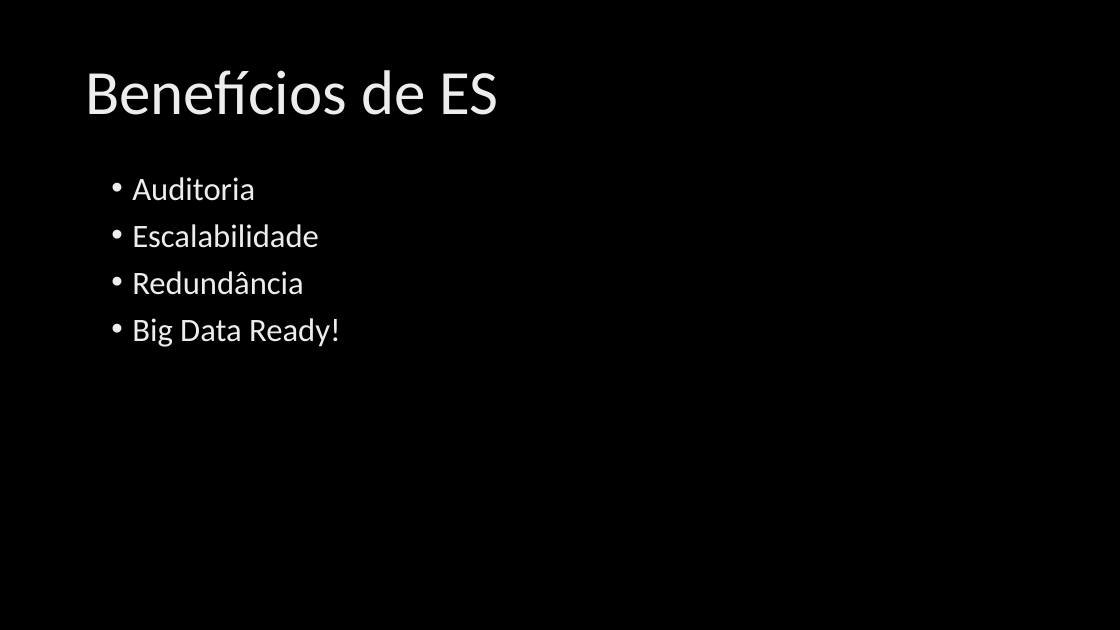
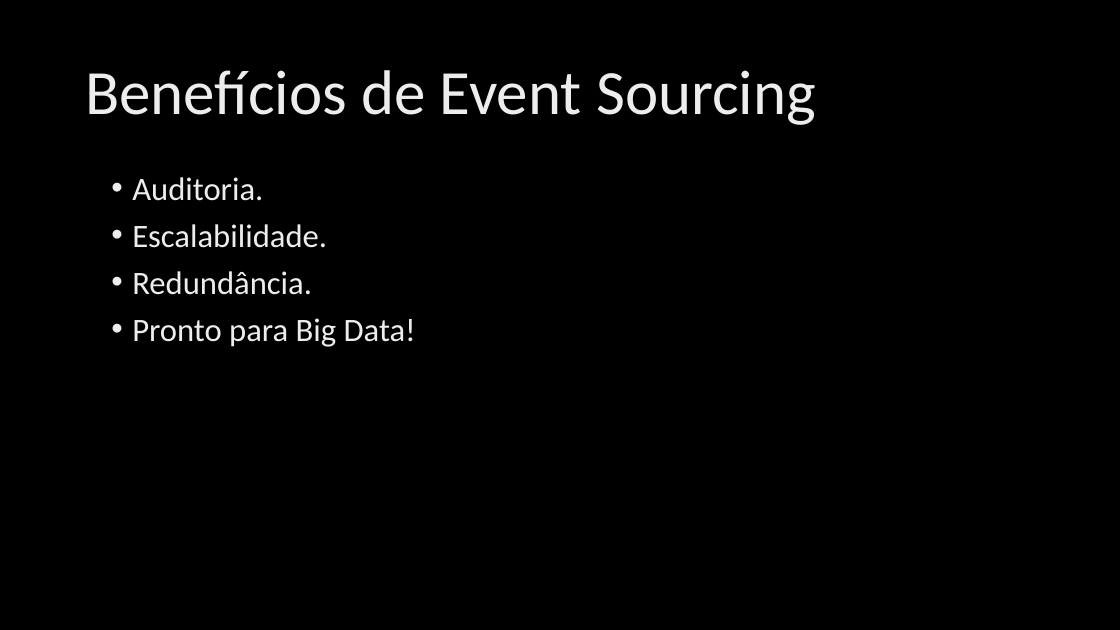
Before and after one commit to ivanpaulovich/event-sourcing-jambo, a slide deck: slide 6 of docs/Event-Sourcing.pptx. Drawn at 1120x630 pixels with LibreOffice and Linux fonts; fonts in the diff are those of the drawing; background and template pictures are left out. Boxes give left, top, right and bottom in pixels: in the first picture for what was removed or moved away, otherwise in the second. Text is boxed around its words. In the diff, an @@ line names an element or a change of style, - is before the commit and + after.

```diff
--- a/docs/Event-Sourcing.pptx
+++ b/docs/Event-Sourcing.pptx
@@ title at (85,70,816,125): text changed @@
-Benefícios de ES
+Benefícios de Event Sourcing
@@ text at (132,177,416,347): text changed @@
-• Auditoria
-• Escalabilidade
-• Redundância
-• Big Data Ready!
+• Auditoria.
+• Escalabilidade.
+• Redundância.
+• Pronto para Big Data!
```
Also in this commit, not shown: 6 other slides changed.
